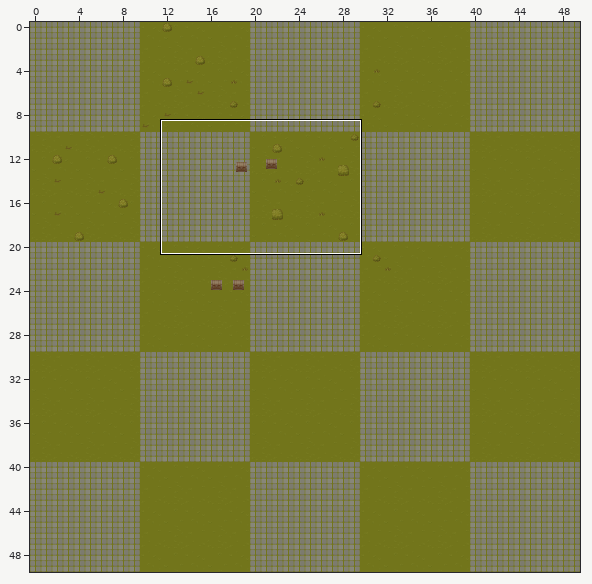
Tiled map (JSON), stored at PixiJS/assets/tilemaps/TreasureHunter2D.tmj. The first picture is a wide view before the edit; the outline marks the close-up.
Close-up. Earlier state:
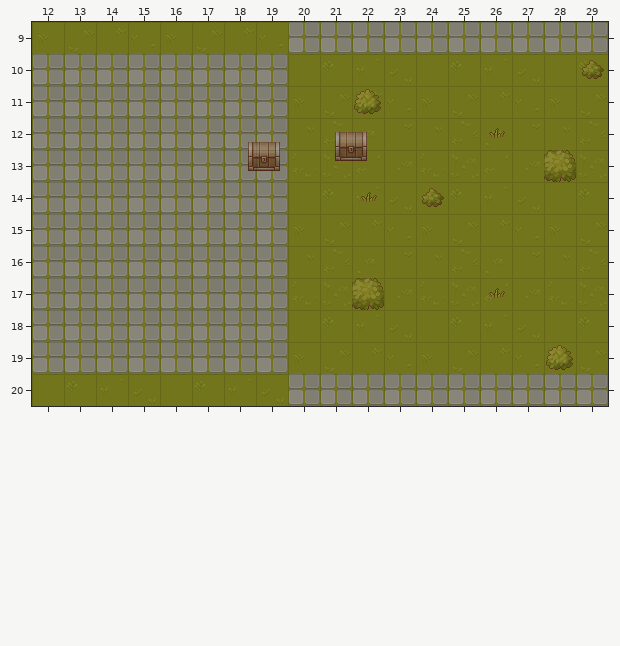
Cells are 32x32 px. Shown: x 12..29, y 9..20. The commit also changed other parts of the map, which this record leaves out.
And afterwards:
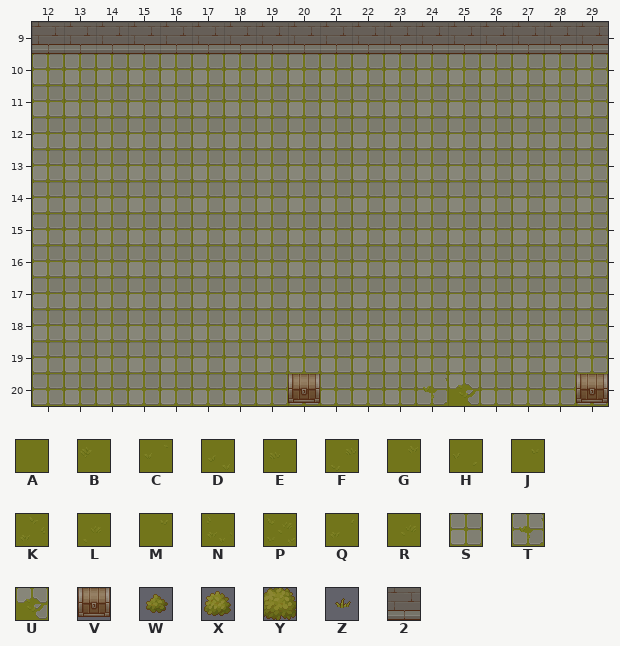
Key: from "GrassTileset": A 0, B 1, C 2, D 3, E 8, F 9, G 10, H 11, J 16, K 17, L 18, M 19, N 24, P 25, Q 26, R 27, S 32, T 40, U 57; from "ObjectsTileset": V 19; from "PlantsTileset": W 97, X 99, Y 107, Z 193; from "WallTileset": 2 38.
_ is an empty cell, . an unchanged one.
Objects are placed by their top-left corner, in cells (3,4 is the top-left corner of cell 3,4); size is 1x1 cell unless given.
Tiles of an added or newly shown layer are drawn over the layers below it.
Diff:
--- layer "GroundLayer"
@@ x 12..29 @@
-10 ........ABCDABCDAB
-11 ........EFGHEFGHEF
-12 ........JKLMJKLMJK
-13 ........NPQRNPQRNP
-14 ........ABCDABCDAB
-15 ........EFGHEFGHEF
-16 ........JKLMJKLMJK
-17 ........NPQRNPQRNP
-18 ........ABCDABCDAB
-19 ........EFGHEFGHEF
-20 ABCDABCD....SS....
+10 ........SSSSSSSSSS
+11 ........SSSSSSSSSS
+12 ........SSSSSSSSSS
+13 ........SSSSSSSSSS
+14 ........SSSSSSSSSS
+15 ........SSSSSSSSSS
+16 ........SSSSSSSSSS
+17 ........SSSSSSSSSS
+18 ........SSSSSSSSSS
+19 ........SSSSSSSSSS
+20 SSSSSSSS....TU....
--- layer "PlantLayer"
@@ x 22..29 @@
-10 .......W
-11 X.......
-12 ....Z...
-13 ......Y.
-14 Z.W.....
+10 ......._
+11 _.......
+12 ...._...
+13 ......_.
+14 _._.....
@@ x 22..26 @@
-17 Y...Z
+17 _..._
@@ x 28..28 @@
-19 X
+19 _
--- layer "ObjectLayer"
+V at 20,20
+V at 29,20
-V "ChestSuperObject" at 21.5,12.4
-V "ChestSuperObject" at 18.8,12.8
--- layer "Walls" (added)
@@ x 12..29 @@
- 9 __________________
+ 9 222222222222222222
Pixel boxes of the changes (left, top, right, bottom) in both close-ups:
changed: (32, 22, 608, 405)
